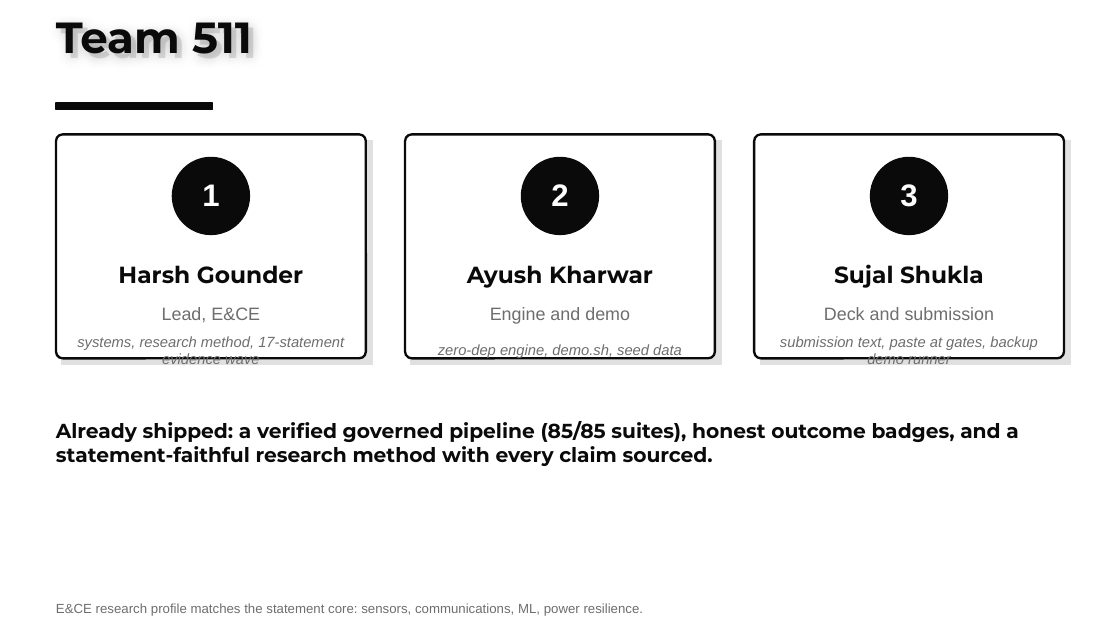
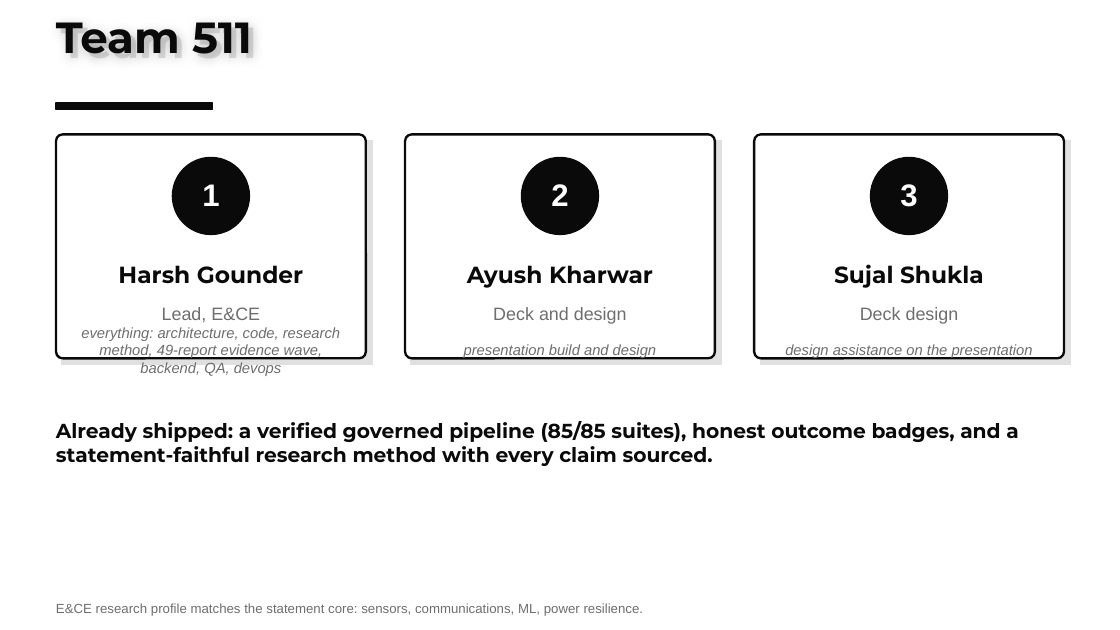
Before and after one commit to harshgounder/craft-n-code, a slide deck: slide 10 of scaffold/deck/KrishiSetu-Round0-20260816.pptx. Drawn at 1120x630 pixels with LibreOffice and Linux fonts; fonts in the diff are those of the drawing. Boxes give left, top, right and bottom in pixels: in the first picture for what was removed or moved away, otherwise in the second. Text is boxed around its words. In the diff, an @@ line names an element or a change of style, - is before the commit and + after.

Commit message:
R17+R18 landed (harvest-now + do-not-harvest rules, 21/21 tests), R18 tillering trigger, team slide corrected (Harsh=everything, Ayush=deck+design, Sujal=deck assist), research machine 49/7/3.2M/4,800, demo-script fixed, deck content latest

```diff
--- a/scaffold/deck/KrishiSetu-Round0-20260816.pptx
+++ b/scaffold/deck/KrishiSetu-Round0-20260816.pptx
@@ text at bbox=[81, 327, 340, 376]: text changed @@
-systems, research method, 17-statement evidence wave
+everything: architecture, code, research method, 49-report evidence wave, backend, QA, devops
@@ text at bbox=[493, 307, 627, 324]: text changed @@
-Engine and demo
+Deck and design
@@ text at bbox=[860, 307, 959, 324]: text changed @@
-Deck and submission
+Deck design
@@ text at bbox=[464, 344, 656, 359]: text changed @@
-zero-dep engine, demo.sh, seed data
+presentation build and design
@@ text at bbox=[785, 344, 1033, 359]: text changed @@
-submission text, paste at gates, backup demo runner
+design assistance on the presentation
```
Also in this commit, not shown: 1 other slide changed, 7 other files.
